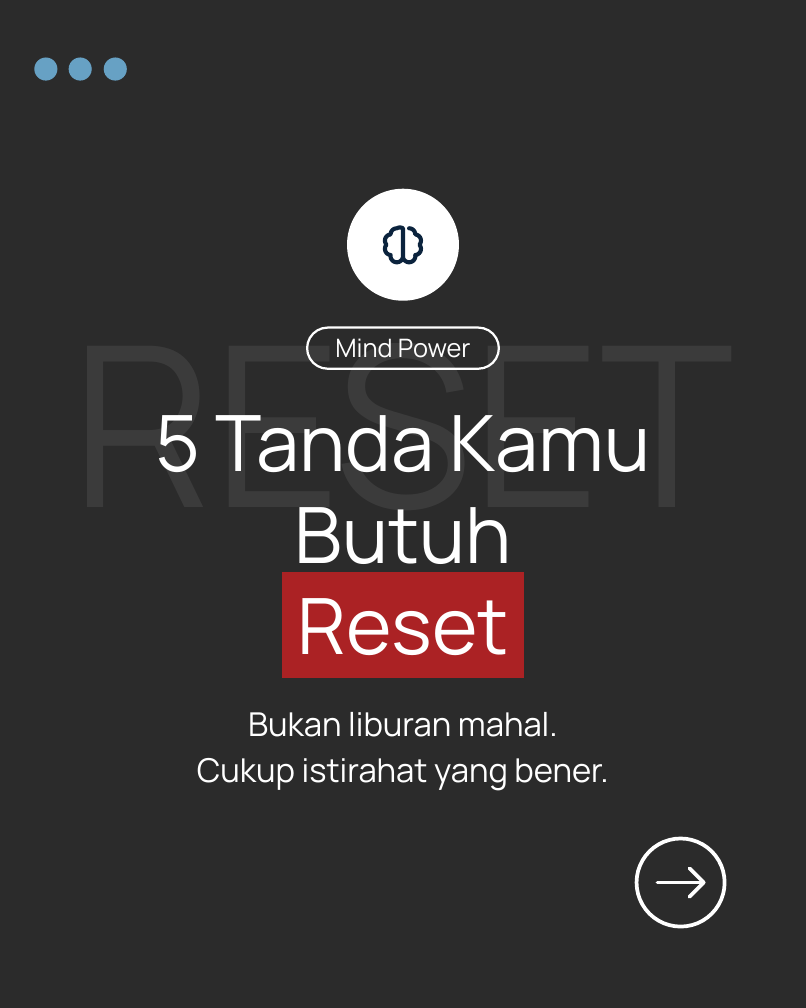
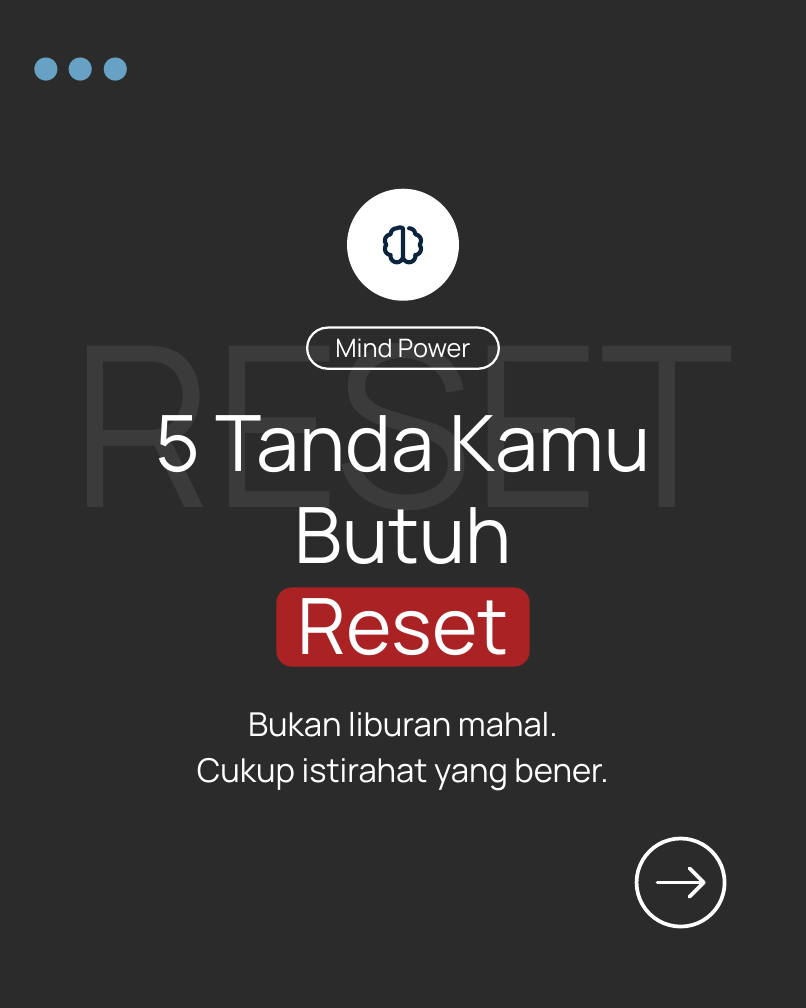
Before and after one commit to aljihadjundy-oss/jundy-aljihad, a slide deck: slide 1 of carousel-output/C05-5-tanda-reset/C05.pptx. Drawn at 806x1008 pixels with LibreOffice and Linux fonts; fonts in the diff are those of the drawing; background and template pictures are left out; a plain dark background stands for a picture behind light text. Boxes give left, top, right and bottom in pixels: in the first picture for what was removed or moved away, otherwise in the second. Text is boxed around its words. In the diff, an @@ line names an element or a change of style, - is before the commit and + after.

```diff
--- a/carousel-output/C05-5-tanda-reset/C05.pptx
+++ b/carousel-output/C05-5-tanda-reset/C05.pptx
@@ text "5 Tanda Kamu Butuh Reset" at [155, 415, 651, 675]: highlight #AB2224 to none in "Reset" @@
@@ rounded rectangle added at [277, 587, 530, 666], fill #AB2224 @@
```
Also in this commit, not shown: 10 other files.
